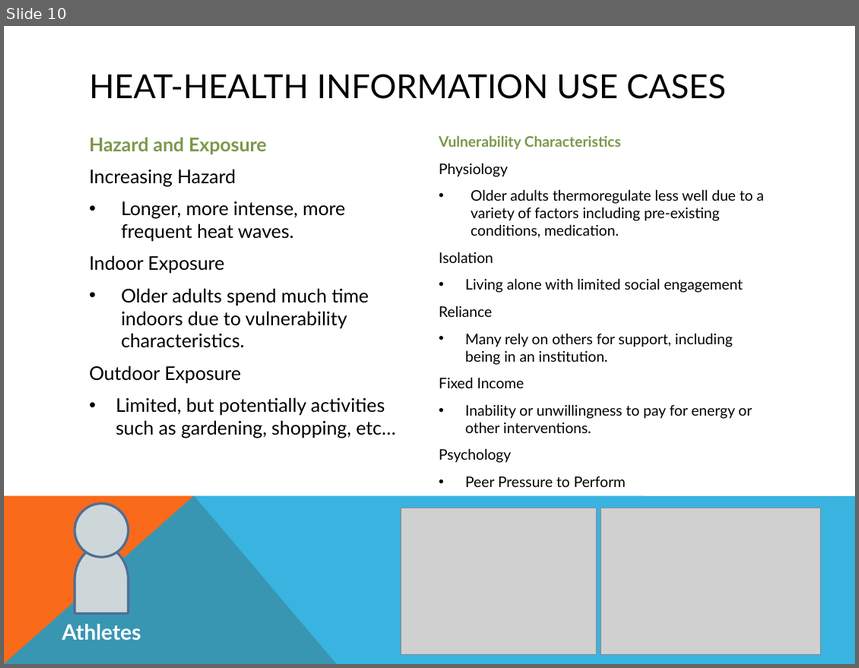
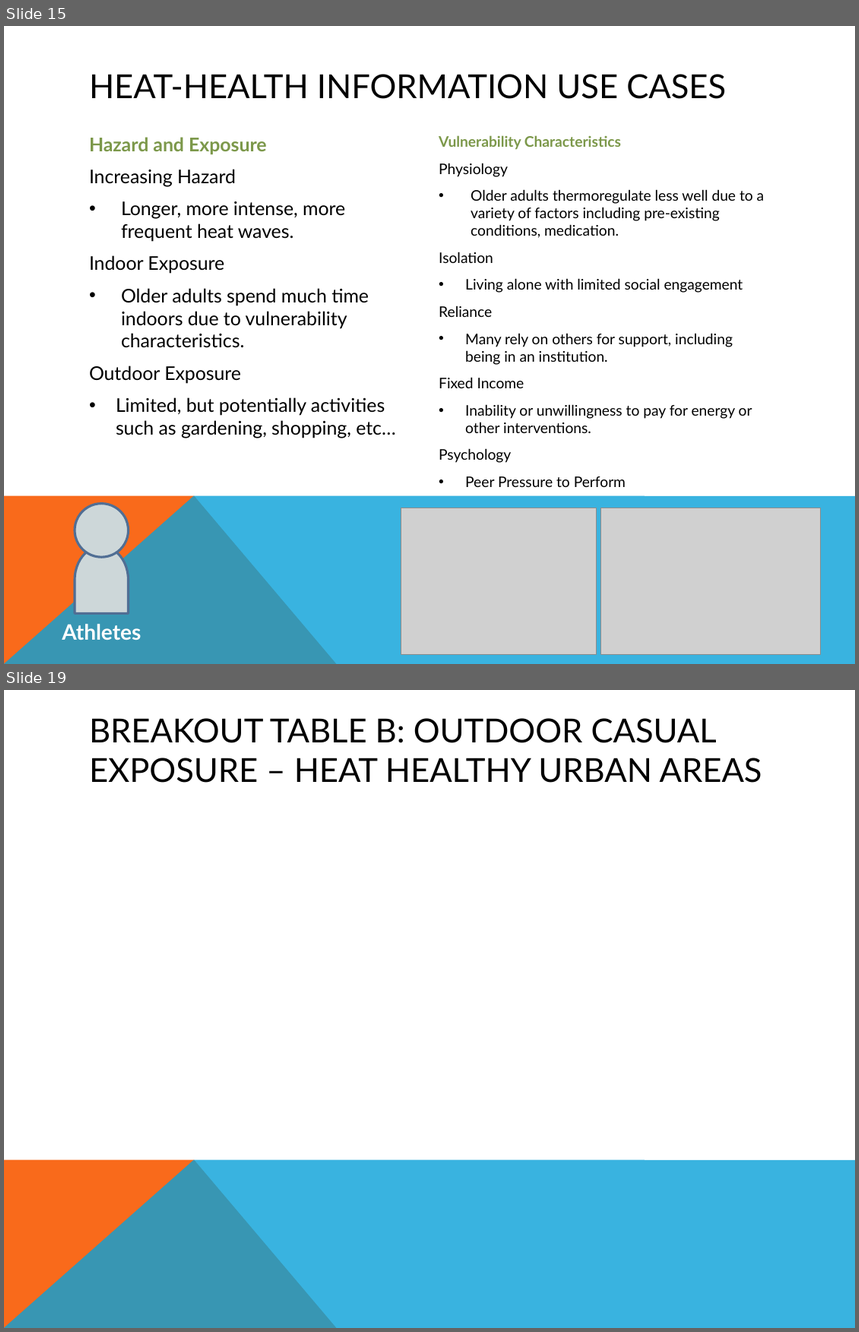
Before and after one commit to hunterjonesm/NIHHIS-Northeast, a slide deck: NIHHIS Use Cases Draft Process Document.pptx. Shown one above the other, each under a label of ours: slide 10 before the commit, slides 15 and 19 after it; the slides between them are not shown. The pictures are 859x668 and 859x1332 pixels, drawn with LibreOffice and Linux fonts; fonts in the diff are those of the drawing; grey boxes stand for pictures. Boxes give left, top, right and bottom in pixels: in the first picture for what was removed or moved away, otherwise in the second. Text is boxed around its words. In the diff, an @@ line names an element or a change of style, - is before the commit and + after.

```diff
--- a/NIHHIS Use Cases Draft Process Document.pptx
+++ b/NIHHIS Use Cases Draft Process Document.pptx
@@ slide 19 added at [4,690,855,1328], background #FFFFFF; not listed: 2 template elements that a slide beside it also shows @@
@@ title added at [89,718,762,783], 28 pt, text #000000 @@
+BREAKOUT TABLE B: OUTDOOR CASUAL EXPOSURE – HEAT HEALTHY URBAN AREAS
@@ what was slide 10 is now slide 15 @@
```
Also in this commit, not shown: 4 slides changed, 9 other slides added.
